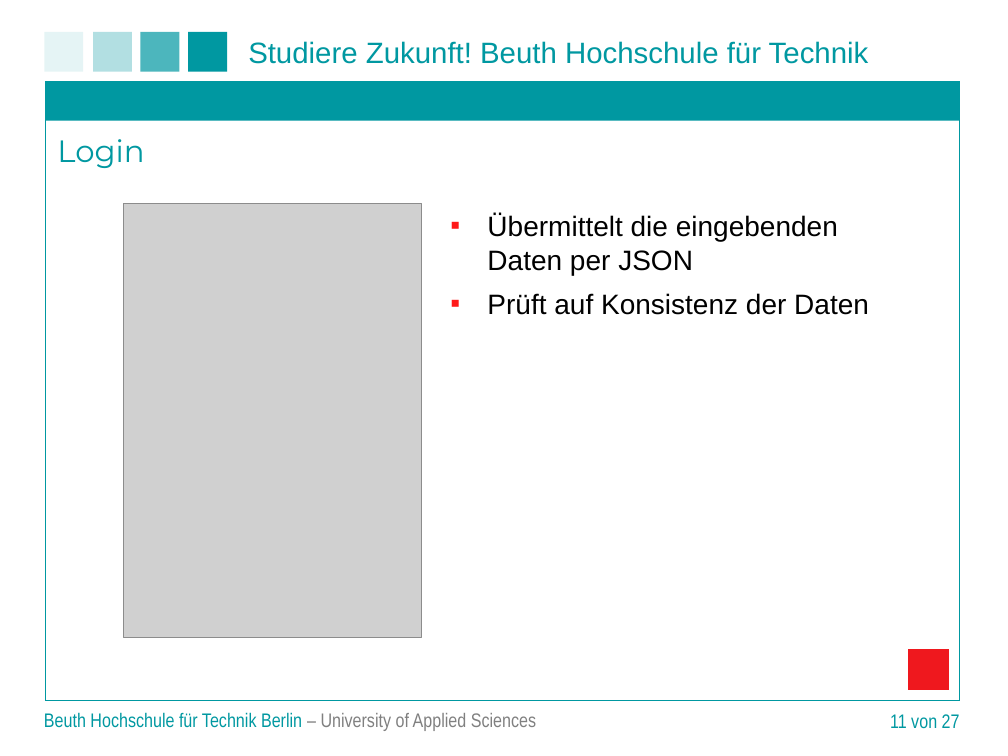
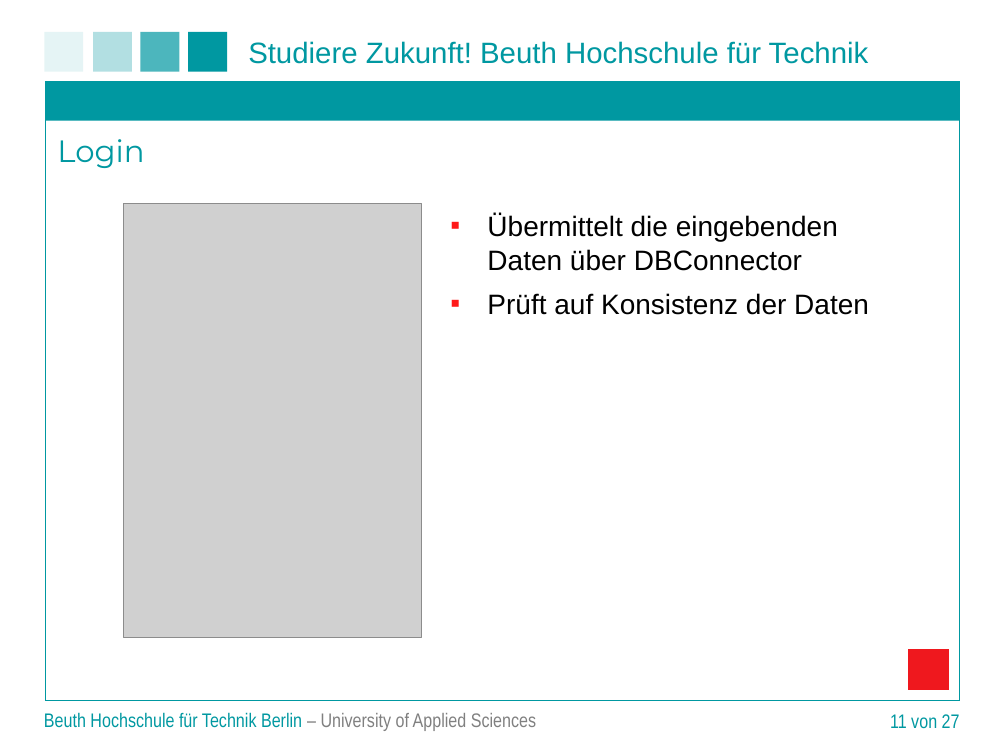
Before and after one commit to matt-han/TuerSpion, a slide deck: slide 11 of Projektpraesentation.ppt. Drawn at 1008x756 pixels with LibreOffice and Linux fonts; fonts in the diff are those of the drawing; grey boxes stand for pictures; background and template pictures are left out. Boxes give left, top, right and bottom in pixels: in the first picture for what was removed or moved away, otherwise in the second. Text is boxed around its words. In the diff, an @@ line names an element or a change of style, - is before the commit and + after.

```diff
--- a/Projektpraesentation.ppt
+++ b/Projektpraesentation.ppt
@@ text at (487,214,838,271): text changed @@
-▪ Übermittelt die eingebenden Daten per JSON
+▪ Übermittelt die eingebenden Daten über DBConnector
```
Also in this commit, not shown: 3 other slides changed.
